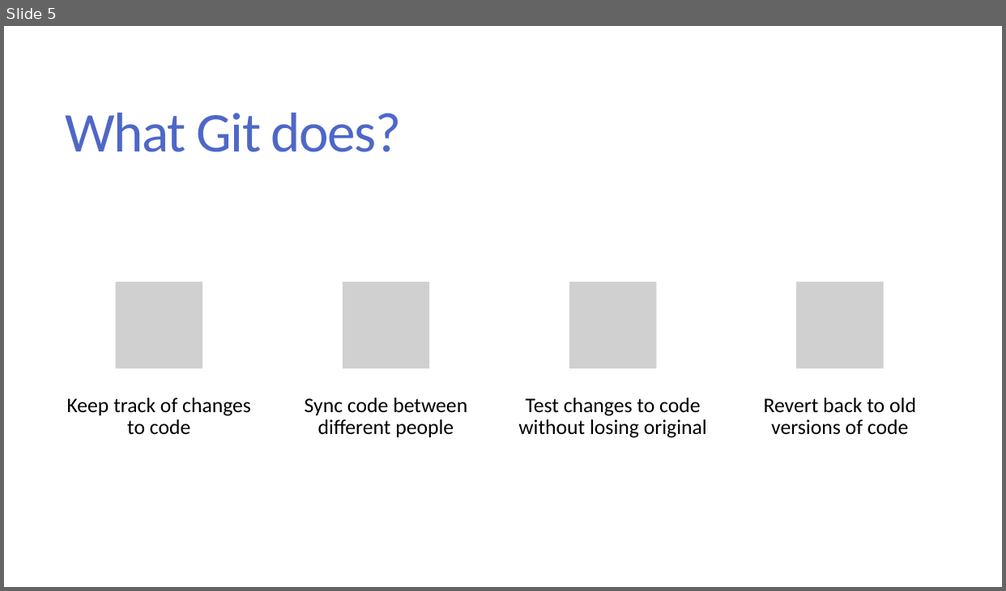
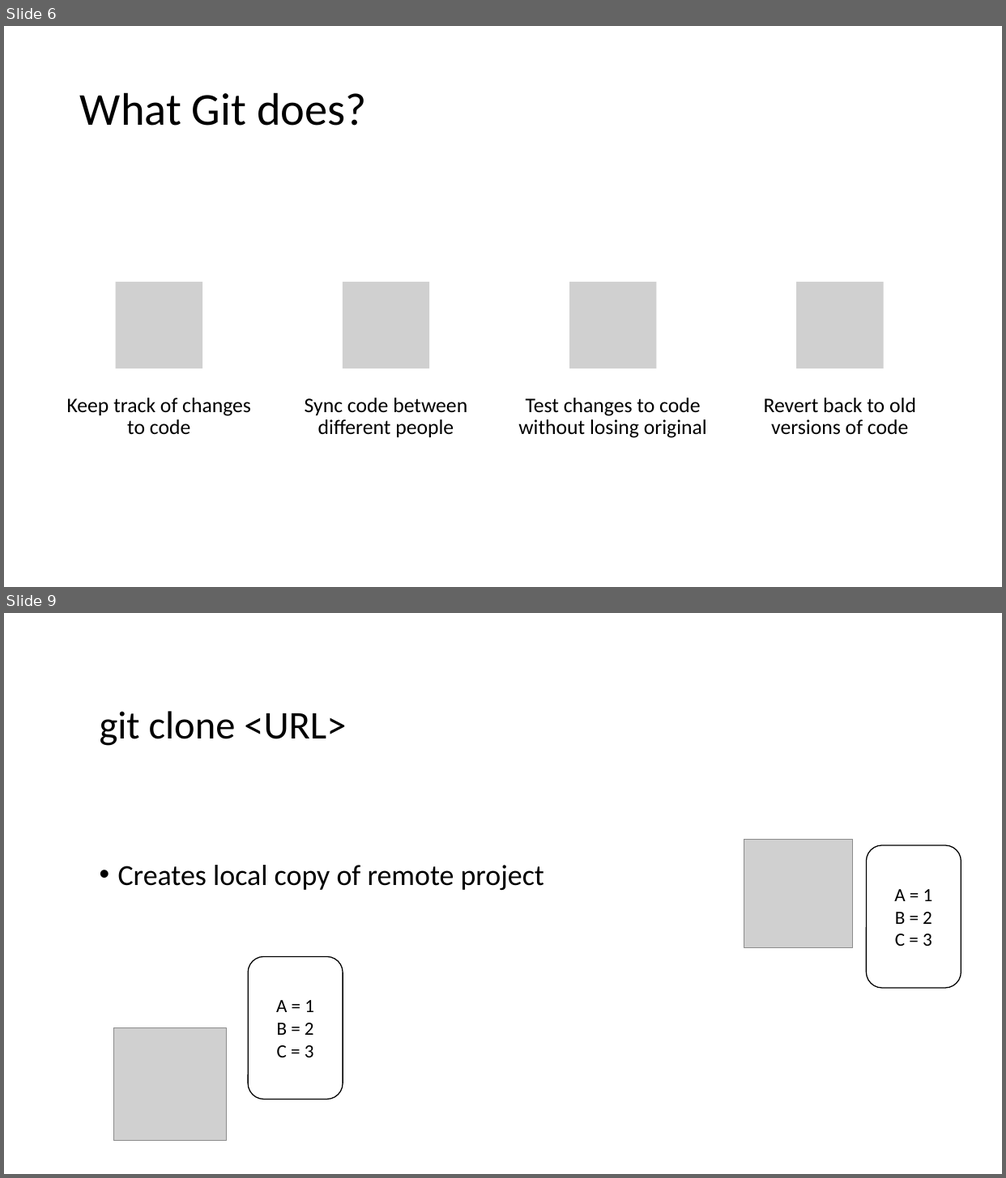
Before and after one commit to diwashrestha/program-and-talks, a slide deck: Working with git and GitHub/Working with Git and GitHub.pptx. Shown one above the other, each under a label of ours: slide 5 before the commit, slides 6 and 9 after it; the slides between them are not shown. The pictures are 1006x591 and 1006x1178 pixels, drawn with LibreOffice and Linux fonts; fonts in the diff are those of the drawing; grey boxes stand for pictures. Boxes give left, top, right and bottom in pixels: in the first picture for what was removed or moved away, otherwise in the second. Text is boxed around its words. In the diff, an @@ line names an element or a change of style, - is before the commit and + after.

```diff
--- a/Working with git and GitHub/Working with Git and GitHub.pptx
+++ b/Working with git and GitHub/Working with Git and GitHub.pptx
@@ slide 9 added at [4,613,1002,1174], background #FFFFFF @@
@@ title added at [100,711,346,746], 37.8 pt, text #000000 @@
+git clone <URL>
@@ picture added at [744,840,853,948] @@
@@ rounded rectangle added at [867,845,961,988], fill #FFFFFF, outline #000000 1 pt, 18 pt, text #000000 @@
+A = 1
+B = 2
+C = 3
@@ text added at [118,865,544,890], 28 pt, text #000000 @@
+• Creates local copy of remote project
@@ rounded rectangle added at [248,956,343,1099], fill #FFFFFF, outline #000000 1 pt, 18 pt, text #000000 @@
+A = 1
+B = 2
+C = 3
@@ picture added at [114,1029,226,1141] @@
@@ what was slide 5 is now slide 6 @@
@@ slide 6 changed as well @@
@@ title "What Git does?": place and size @@
-title "What Git does?" at [66,113,402,152]
+title "What Git does?" at [80,92,367,126]
@@ title "What Git does?" at [80,92,367,126]: size 54 to 44 pt, text colour #4E67C8 to #000000, letter spacing -1.2 to 0 pt; line spacing 0.85 to 0.9 @@
```
Also in this commit, not shown: 12 other slides changed, 5 other slides added, 3 slides removed.
